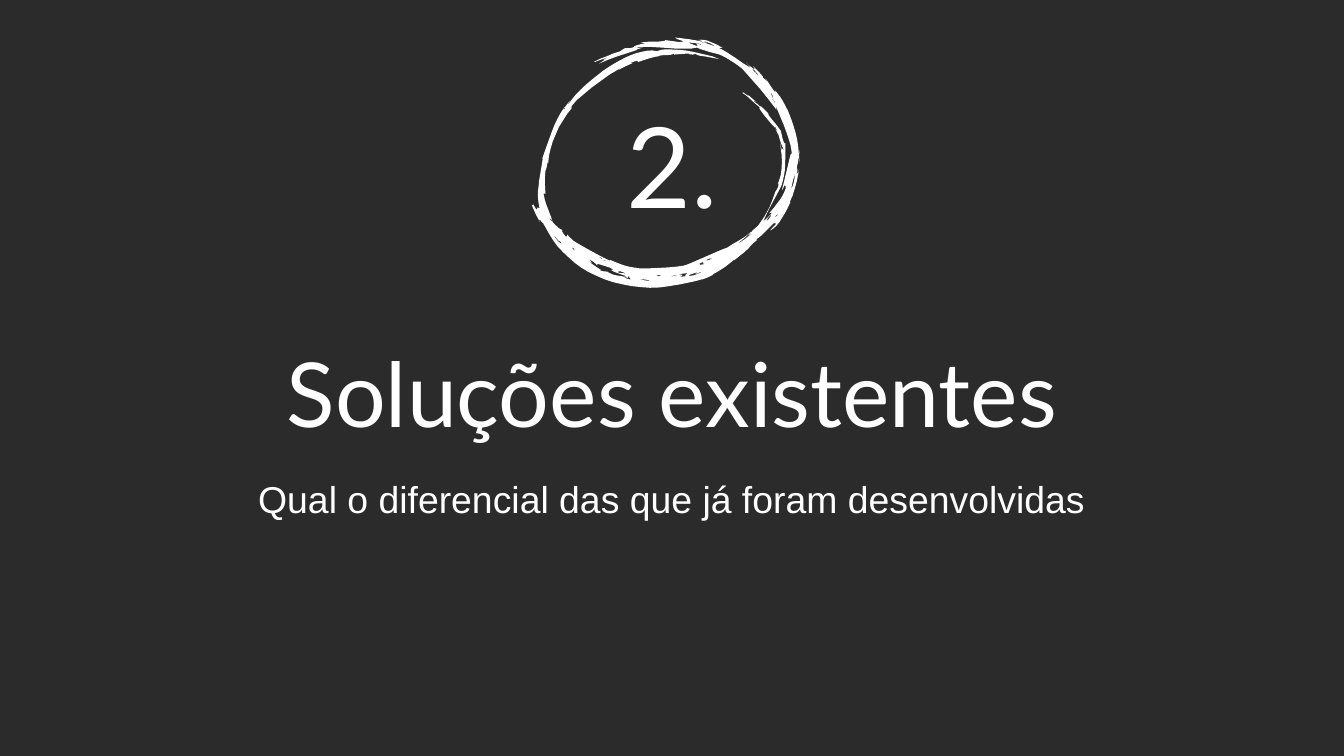
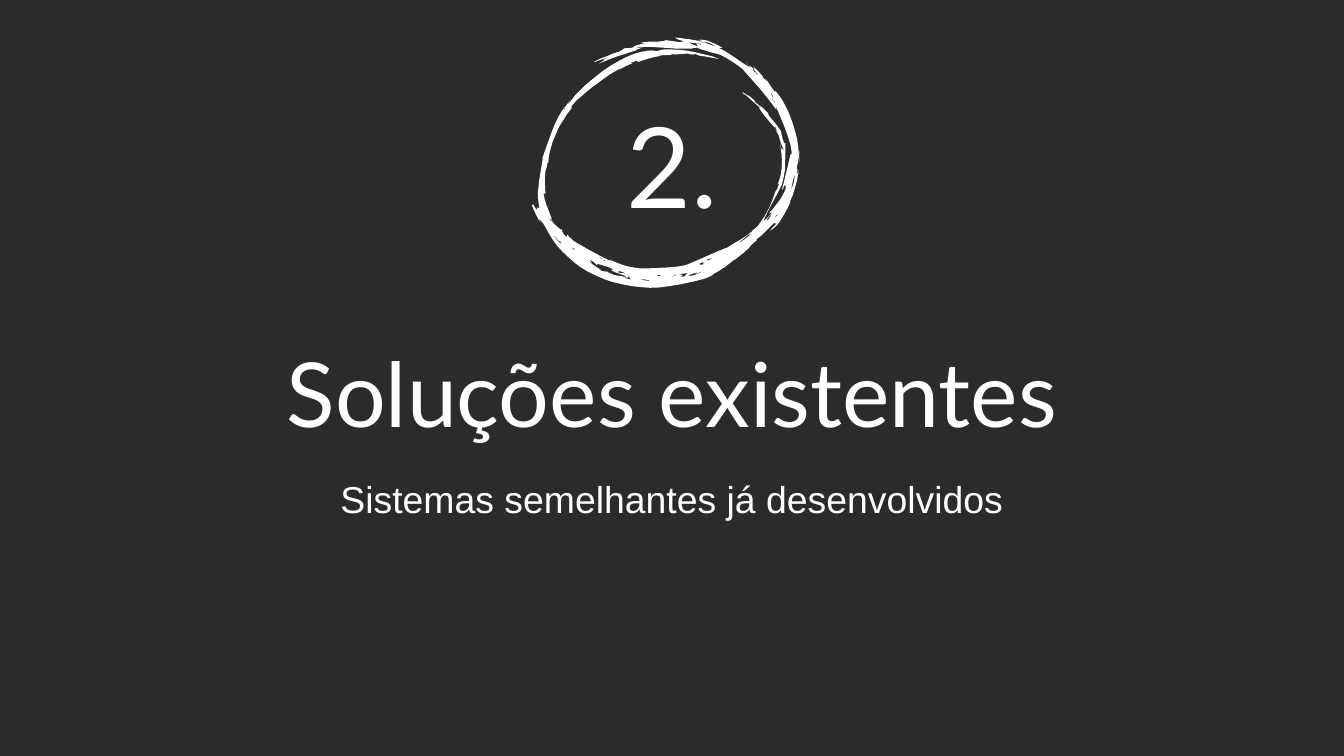
Before and after one commit to leoalopes/tccCodeIgniter, a slide deck: slide 6 of SeminarioAndamento.pptx. Drawn at 1344x756 pixels with LibreOffice and Linux fonts; fonts in the diff are those of the drawing; background and template pictures are left out; a plain dark background stands for a picture behind light text. Boxes give left, top, right and bottom in pixels: in the first picture for what was removed or moved away, otherwise in the second. Text is boxed around its words. In the diff, an @@ line names an element or a change of style, - is before the commit and + after.

```diff
--- a/SeminarioAndamento.pptx
+++ b/SeminarioAndamento.pptx
@@ subtitle at bbox=[340, 485, 1003, 520]: text changed @@
-Qual o diferencial das que já foram desenvolvidas
+Sistemas semelhantes já desenvolvidos
```
Also in this commit, not shown: 2 other slides changed, 2 slides removed, 2 other files.
